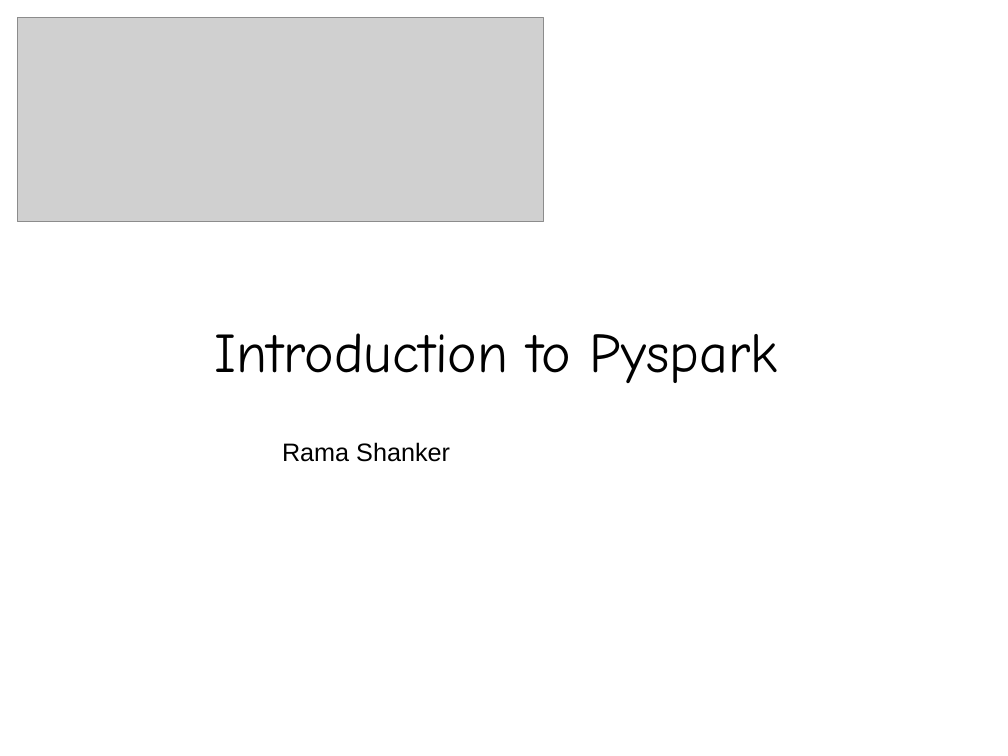
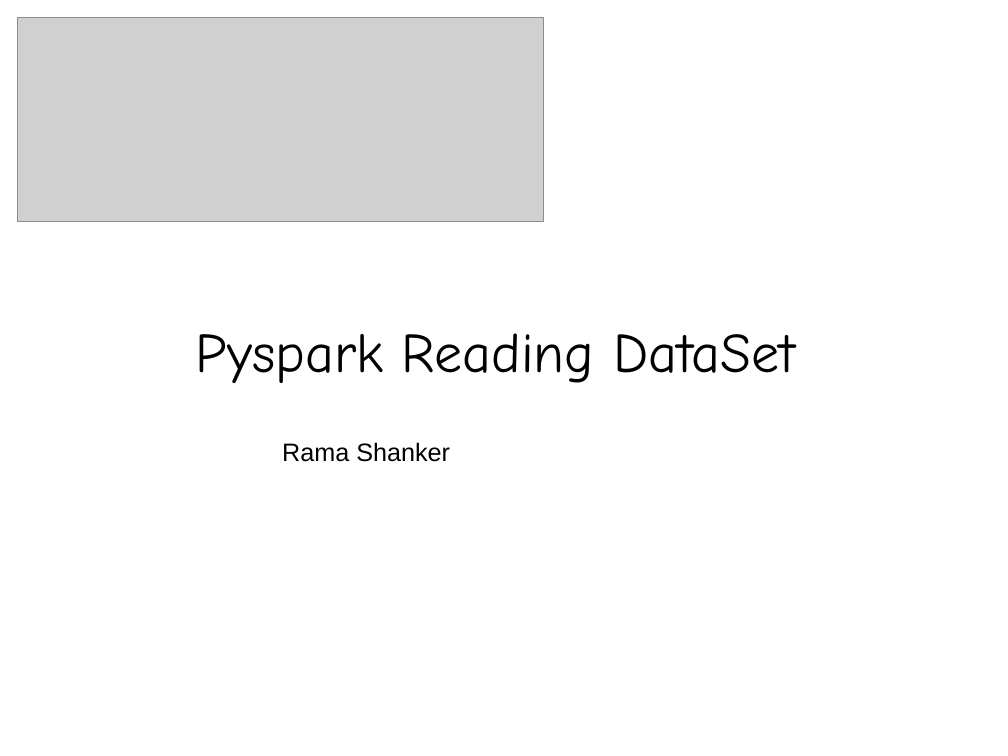
Before and after one commit to falcon-sky/pyspark-nlp, a slide deck: slide 1 of day4/ReadAndAnalyse.pptx. Drawn at 1008x756 pixels with LibreOffice and Linux fonts; fonts in the diff are those of the drawing; grey boxes stand for pictures. Boxes give left, top, right and bottom in pixels: in the first picture for what was removed or moved away, otherwise in the second. Text is boxed around its words. In the diff, an @@ line names an element or a change of style, - is before the commit and + after.

```diff
--- a/day4/ReadAndAnalyse.pptx
+++ b/day4/ReadAndAnalyse.pptx
@@ text at box(196, 333, 795, 383): text changed @@
-Introduction to Pyspark
+Pyspark Reading DataSet
```
Also in this commit, not shown: 8 other files.
